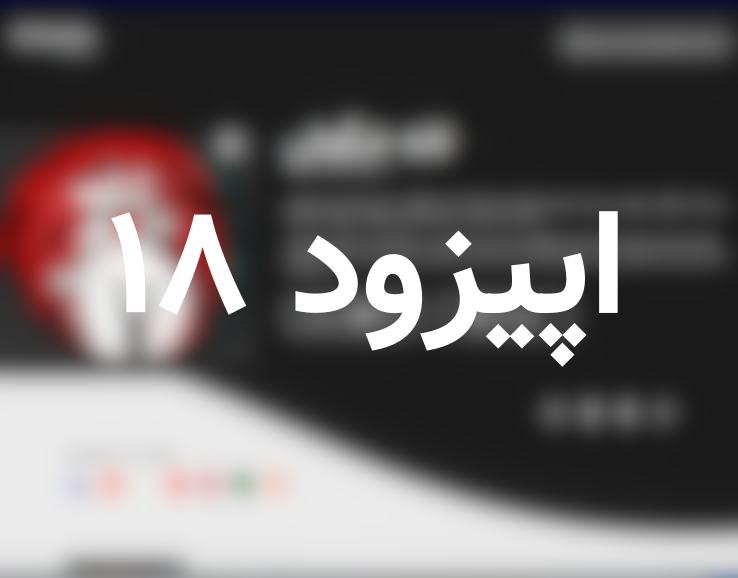
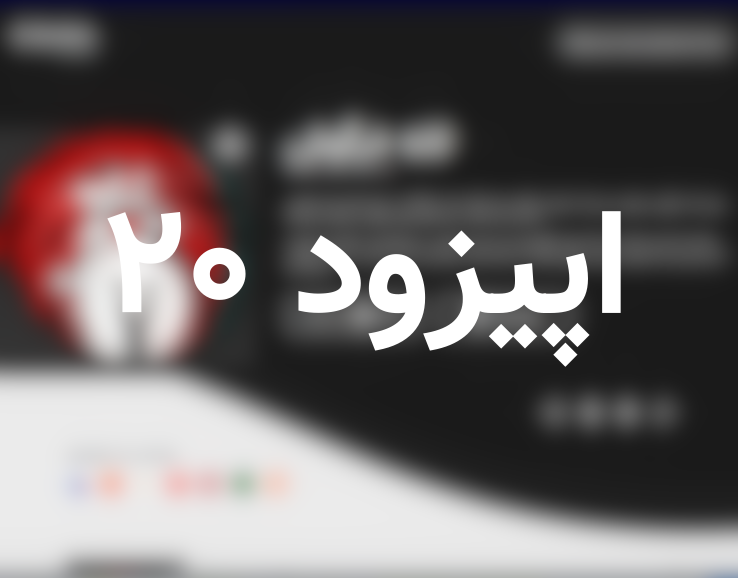
Revision of a layered w=738, h=578 image; what changed, layer by layer:
renamed "اپیزود 18" to "اپیزود 20", painted on it over [107, 211, 621, 367]
